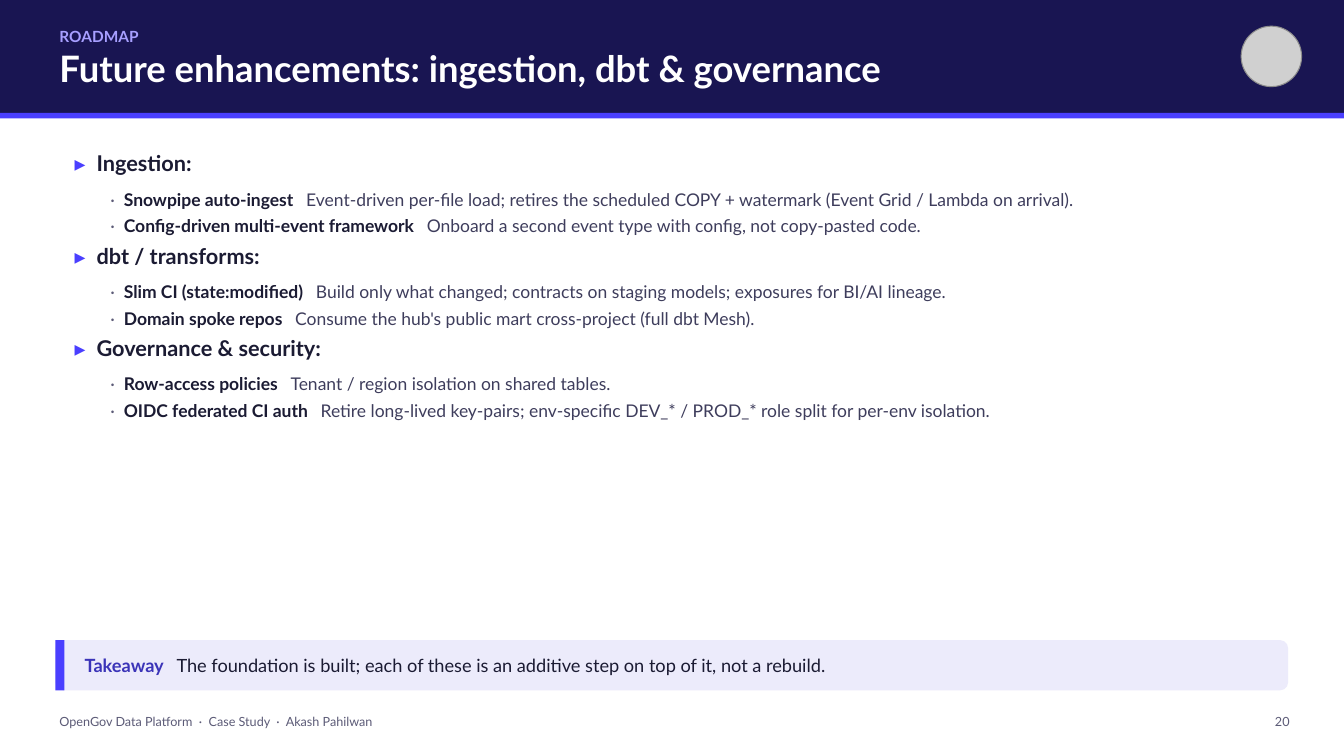
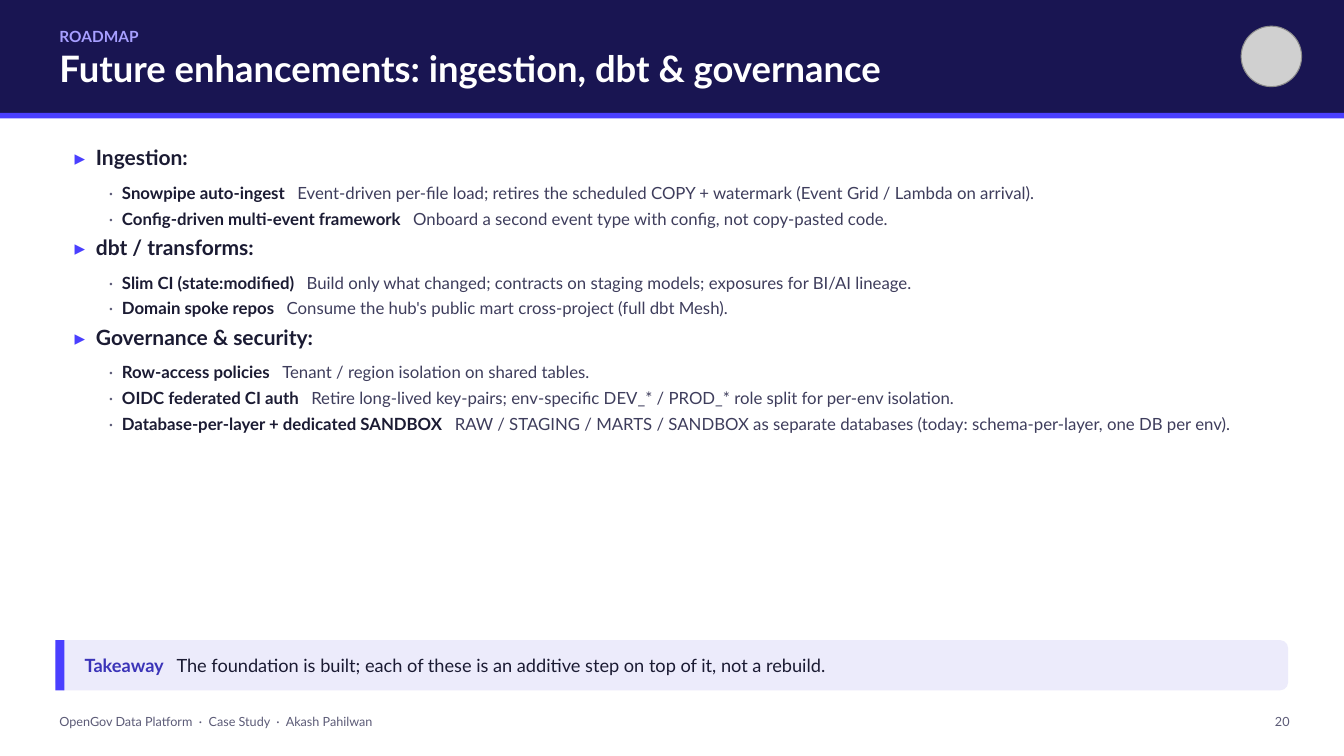
Before and after one commit to akashpahilwan/OpenGovPOC, a slide deck: slide 22 of presentation/OpenGov_Data_Platform_CaseStudy.pptx. Drawn at 1344x756 pixels with LibreOffice and Linux fonts; fonts in the diff are those of the drawing; grey boxes stand for pictures. Boxes give left, top, right and bottom in pixels: in the first picture for what was removed or moved away, otherwise in the second. Text is boxed around its words. In the diff, an @@ line names an element or a change of style, - is before the commit and + after.

```diff
--- a/presentation/OpenGov_Data_Platform_CaseStudy.pptx
+++ b/presentation/OpenGov_Data_Platform_CaseStudy.pptx
@@ text at (96,149,1034,407): size 15.5 to 15 pt in "▸ Ingestion:", "▸ dbt / transforms:", "▸ Governance & security:"; size 12.5 to 12 pt in "· Snowpipe auto-ingest Event-driven per-file load; retires ...", "· Config-driven multi-event framework Onboard a second ...", "· Slim CI (state:modified) Build only what ...", "· Domain spoke repos Consume the hub's ..." and 2 more places @@
@@ text at (122,417,1230,433): paragraph added @@
+· Database-per-layer + dedicated SANDBOX RAW / STAGING / MARTS / SANDBOX as separate databases (today: schema-per-layer, one DB per env).
```
Also in this commit, not shown: 1 other file.
